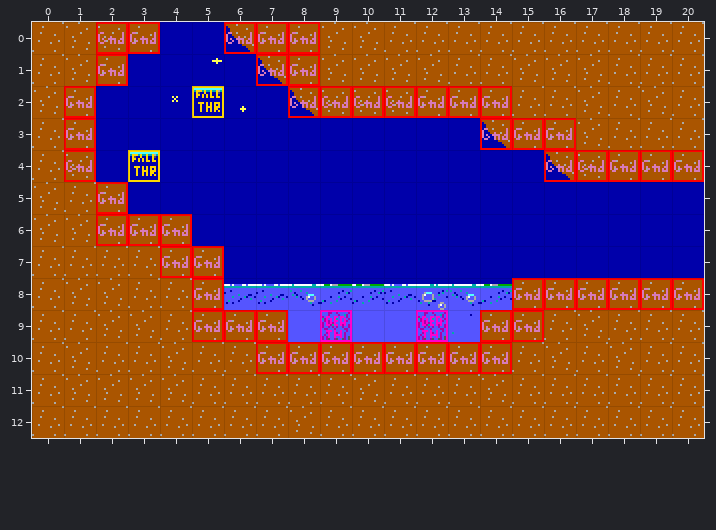
A Tiled map gets an edit: levels/0103.tmx. The first picture shows the starting point.
Cells are 16x16 px. Shown: x 0..20, y 0..12. Tiles whose own drawing changed are shown in their newer look in all pictures.
Now the later version:
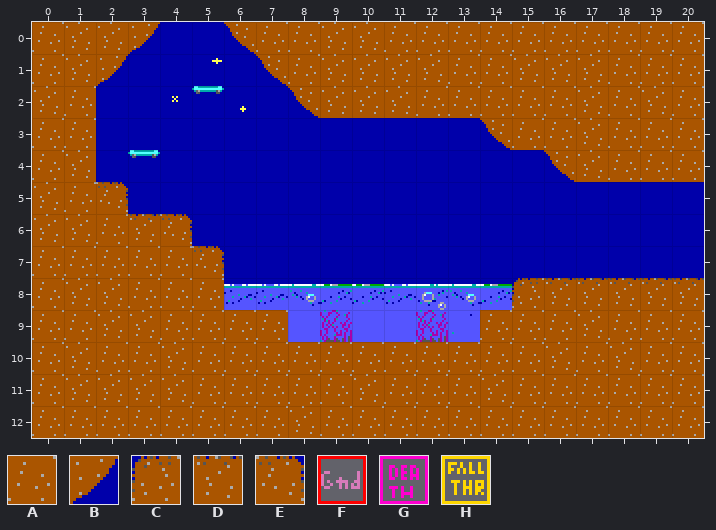
Key: from "Tileset": A 122, B 165, C 166, D 167, E 168; from "obj_layer": F 1, G 3, H 4.
_ is an empty cell.
The edit:
Layer "bg":
The author changed tile A to tile B in row 0 at x 3; in row 1 at x 2.
The author changed tile A to tile C in row 8 at x 15.
The author changed tile A to tile D in row 6 at x 3; in row 8 at x 16 to 20.
The author changed tile A to tile E in row 5 at x 2; in row 6 at x 4; in row 7 at x 5.
Layer "col" (now hidden):
The author cleared tile F in row 0 at x 2 to 3 and 6 to 8; in row 1 at x 2 and 7 to 8; in row 2 at x 1 and 8 to 14; in row 3 at x 1 and 14 to 16; in row 4 at x 1 and 16 to 20; in row 5 at x 2.
The author cleared tile F in row 6 at x 2 to 4; in row 7 at x 4 to 5; in row 8 at x 5 and 15 to 20; in row 9 at x 5 to 7 and 14 to 15; in row 10 at x 7 to 14.
The author cleared tile G in row 9 at x 9 and 12.
The author cleared tile H in row 2 at x 5; in row 4 at x 3.
Boxes around the changes in both pictures, in picture pixels (x1, y1, x2, y2):
changed: (64, 22, 704, 374)
